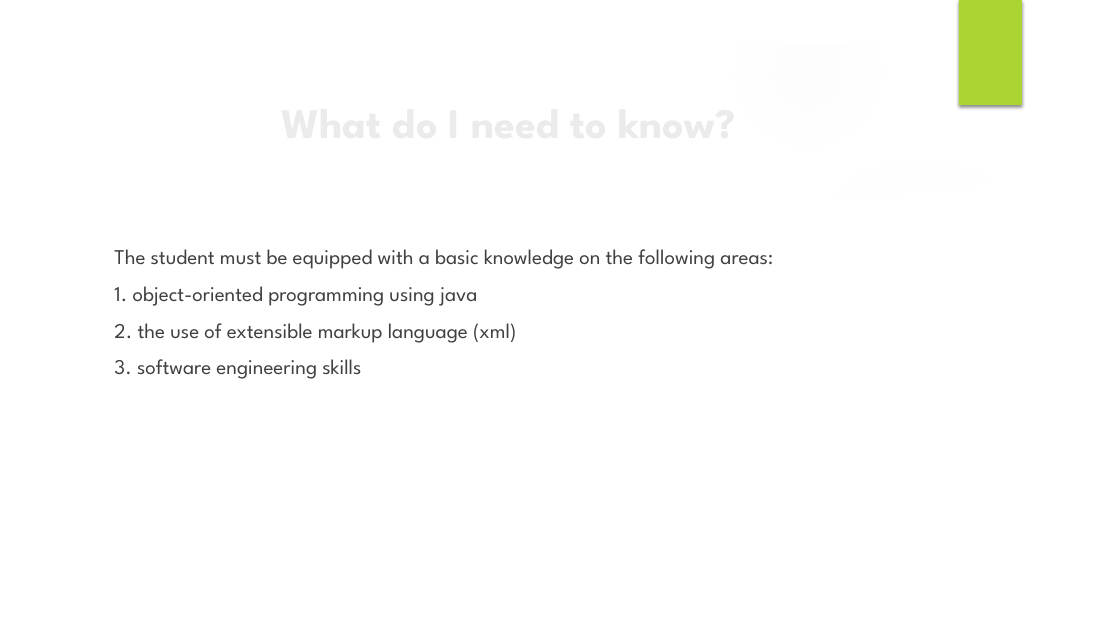
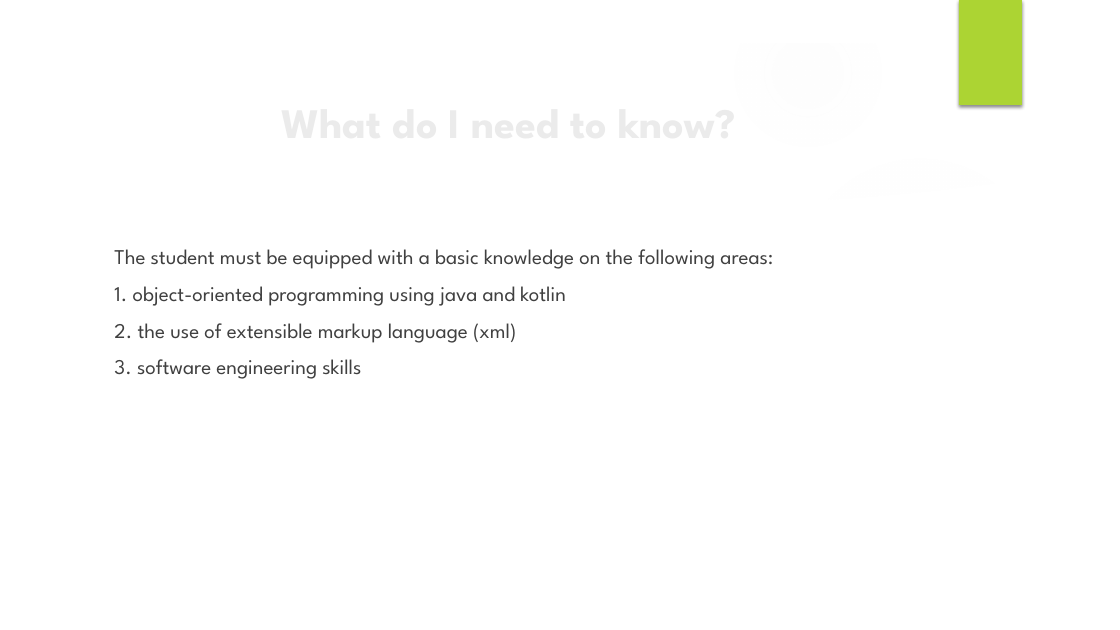
Before and after one commit to Brownlyn-Codelabs/ug-short-course, a slide deck: slide 5 of ANDROID SHORT COURSE/UG Short Course Mobile Development.pptx. Drawn at 1120x630 pixels with LibreOffice and Linux fonts; fonts in the diff are those of the drawing; background and template pictures are left out. Boxes give left, top, right and bottom in pixels: in the first picture for what was removed or moved away, otherwise in the second. Text is boxed around its words. In the diff, an @@ line names an element or a change of style, - is before the commit and + after.

```diff
--- a/ANDROID SHORT COURSE/UG Short Course Mobile Development.pptx
+++ b/ANDROID SHORT COURSE/UG Short Course Mobile Development.pptx
@@ text at (x1=114, y1=286, x2=566, y2=306): text changed @@
-1. object-oriented programming using java
+1. object-oriented programming using java and kotlin
```
Also in this commit, not shown: 1 other slide changed, 1 other file.
